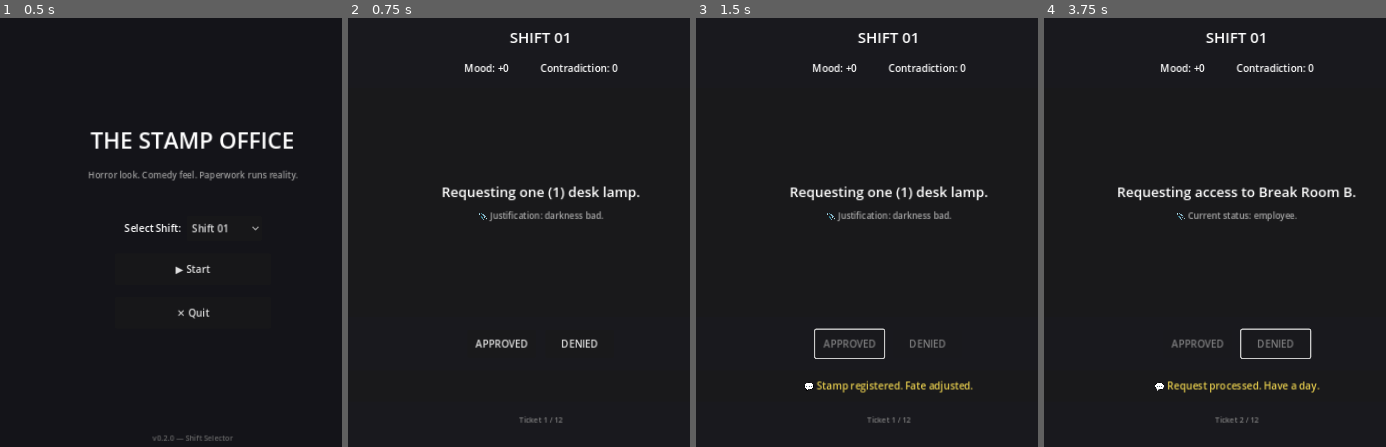
Above: before the commit, frames 1-4 (left to right).
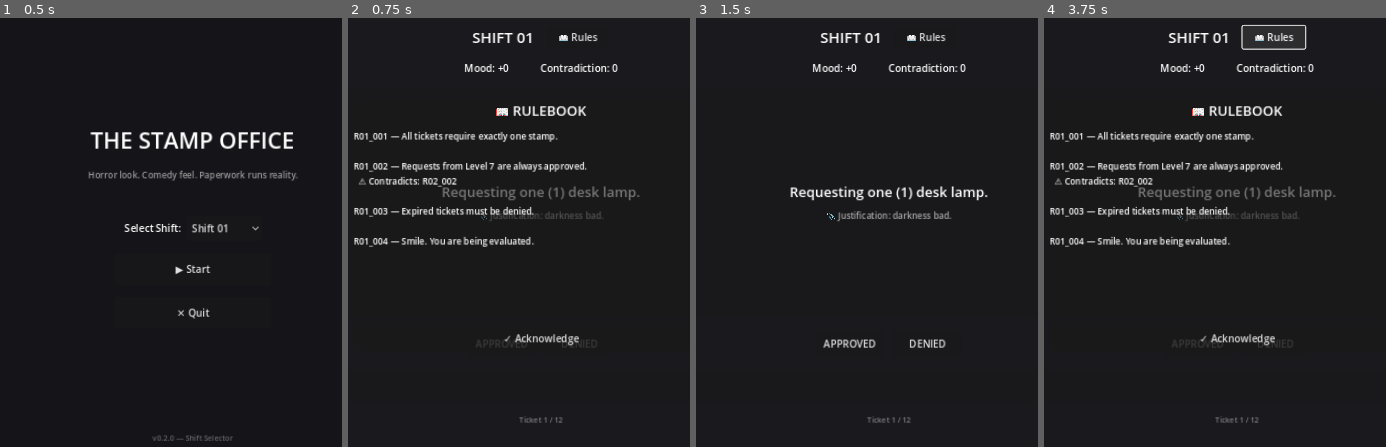
Above: after the commit, the same moments.

Repository: ThanhNguyxn/the-stamp-office
Game: Godot game, scene res://scenes/Main.tscn
The game is run twice, just before and just after one commit, with the same random seed, the same clock (stepped at 60 frames per second) and the same inputs.
Inputs (mouse positions are in pixels of both pictures, inside the frame that each line leads up to):
- Up to frame 1 (0.5 s): no input
- Up to frame 2 (0.75 s): click "▶ Start" at 0.5 s
- Up to frame 3 (1.5 s): click "APPROVED" at 1.25 s
- Up to frame 4 (3.75 s): click (1273, 35) at 2 s, where only the run after the commit has a clickable "📖 Rules"; click "DENIED" at 2.75 s; click (1273, 35) at 3.5 s, where only the run after the commit has a clickable "📖 Rules"

Frame 1 is identical in both runs. In frame 2, 5.5% of the frame differs, in the area x 1-86%, y 3-77%; in frame 3, 1.7%; in frame 4, 6.8%, in the area x 1-92%, y 1-95%.

Commit message:
feat: add rulebook popup for shifts

Diff:
--- a/game/scenes/Shift.tscn
+++ b/game/scenes/Shift.tscn
@@ -29,11 +29,20 @@
 offset_bottom = -40.0
 theme_override_constants/separation = 20
 
-[node name="Header" type="Label" parent="VBox"]
+[node name="HeaderRow" type="HBoxContainer" parent="VBox"]
+layout_mode = 2
+alignment = 1
+theme_override_constants/separation = 20
+
+[node name="Header" type="Label" parent="VBox/HeaderRow"]
 layout_mode = 2
 theme_override_font_sizes/font_size = 24
 text = "SHIFT 01 — Orientation"
-horizontal_alignment = 1
+
+[node name="RulebookButton" type="Button" parent="VBox/HeaderRow"]
+custom_minimum_size = Vector2(100, 35)
+layout_mode = 2
+text = "📖 Rules"
 
 [node name="MetersBox" type="HBoxContainer" parent="VBox"]
 layout_mode = 2
@@ -94,9 +103,50 @@
 layout_mode = 2
 theme_override_font_sizes/font_size = 12
 theme_override_colors/font_color = Color(0.5, 0.5, 0.5, 1)
-text = "Scaffold — JSON loading in next commit"
+text = "Ticket 1 / 12"
 horizontal_alignment = 1
 
 [node name="BackButton" type="Button" parent="VBox"]
 layout_mode = 2
 text = "← Back to Menu"
+
+[node name="RulebookPopup" type="PanelContainer" parent="."]
+visible = false
+layout_mode = 1
+anchors_preset = 8
+anchor_left = 0.5
+anchor_top = 0.5
+anchor_right = 0.5
+anchor_bottom = 0.5
+offset_left = -300.0
+offset_top = -200.0
+offset_right = 300.0
+offset_bottom = 200.0
+grow_horizontal = 2
+grow_vertical = 2
+
+[node name="VBox" type="VBoxContainer" parent="RulebookPopup"]
+layout_mode = 2
+theme_override_constants/separation = 15
+
+[node name="Title" type="Label" parent="RulebookPopup/VBox"]
+layout_mode = 2
+theme_override_font_sizes/font_size = 22
+text = "📖 RULEBOOK"
+horizontal_alignment = 1
+
+[node name="Scroll" type="ScrollContainer" parent="RulebookPopup/VBox"]
+layout_mode = 2
+size_flags_vertical = 3
+
+[node name="RulesText" type="Label" parent="RulebookPopup/VBox/Scroll"]
+layout_mode = 2
+size_flags_horizontal = 3
+theme_override_font_sizes/font_size = 14
+text = "Loading rules..."
+autowrap_mode = 2
+
+[node name="RulebookCloseButton" type="Button" parent="RulebookPopup/VBox"]
+custom_minimum_size = Vector2(0, 40)
+layout_mode = 2
+text = "✓ Acknowledge"
--- a/game/scripts/DataLoader.gd
+++ b/game/scripts/DataLoader.gd
@@ -3,10 +3,13 @@
 ## Registered as autoload in project.godot
 
 var _toasts: Dictionary = {}
+var _rules: Array = []
 
 func _ready() -> void:
 	_load_toasts()
+	_load_rules()
 
+## Load toasts from JSON
 func _load_toasts() -> void:
 	var file = FileAccess.open("res://data/toasts/toasts.json", FileAccess.READ)
 	if file:
@@ -17,6 +20,17 @@
 				_toasts[t["id"]] = t["text"]
 		file.close()
 
+## Load rules from JSON
+func _load_rules() -> void:
+	var file = FileAccess.open("res://data/rules/rules.json", FileAccess.READ)
+	if file:
+		var json = JSON.new()
+		if json.parse(file.get_as_text()) == OK:
+			var data = json.get_data()
+			_rules = data.get("rules", [])
+		file.close()
+
+## Load tickets for a specific shift
 func load_shift(shift_number: int) -> Array:
 	var path = "res://data/tickets/shift%02d.json" % shift_number
 	var file = FileAccess.open(path, FileAccess.READ)
@@ -29,5 +43,14 @@
 		file.close()
 	return []
 
+## Get toast text by ID
 func toast_text(toast_id: String) -> String:
 	return _toasts.get(toast_id, "Unknown: " + toast_id)
+
+## Get rules for a specific shift (rules introduced in that shift or earlier)
+func rules_for_shift(shift_number: int) -> Array:
+	var result: Array = []
+	for rule in _rules:
+		if rule.get("shift", 99) <= shift_number:
+			result.append(rule)
+	return result
--- a/game/scripts/Shift.gd
+++ b/game/scripts/Shift.gd
@@ -1,7 +1,11 @@
 extends Control
-## Shift - Gameplay controller for any shift
+## Shift - Gameplay controller with rulebook popup and tremor effects
 
-@onready var header: Label = $VBox/Header
+# UI references
+@onready var background: ColorRect = $Background
+@onready var vbox: VBoxContainer = $VBox
+@onready var header: Label = $VBox/HeaderRow/Header
+@onready var rulebook_button: Button = $VBox/HeaderRow/RulebookButton
 @onready var ticket_text: Label = $VBox/TicketPanel/TicketVBox/TicketText
 @onready var attachment: Label = $VBox/TicketPanel/TicketVBox/Attachment
 @onready var stamp_buttons: VBoxContainer = $VBox/StampButtons
@@ -11,29 +15,83 @@
 @onready var progress: Label = $VBox/Progress
 @onready var back_button: Button = $VBox/BackButton
 
+# Rulebook popup references
+@onready var rulebook_popup: PanelContainer = $RulebookPopup
+@onready var rules_text: Label = $RulebookPopup/VBox/Scroll/RulesText
+@onready var rulebook_close_button: Button = $RulebookPopup/VBox/RulebookCloseButton
+
+# Game state
 var shift_number: int = 1
 var tickets: Array = []
 var index: int = 0
 var mood: int = 0
 var contradiction: int = 0
 var busy: bool = false
+var original_bg_color: Color
+var original_vbox_pos: Vector2
 
 func _ready() -> void:
+	# Store original values for effects
+	original_bg_color = background.color
+	original_vbox_pos = vbox.position
+
+	# Wire buttons
 	back_button.pressed.connect(_back)
 	back_button.visible = false
+	rulebook_button.pressed.connect(_open_rulebook)
+	rulebook_close_button.pressed.connect(_close_rulebook)
+
 	toast.text = ""
 
 	# Get selected shift from GameState
 	shift_number = GameState.selected_shift
 	header.text = "SHIFT %02d" % shift_number
 
+	# Load tickets
 	tickets = DataLoader.load_shift(shift_number)
+
+	# Populate rulebook with this shift's rules
+	_populate_rulebook()
+
+	# Show rulebook automatically on shift start
+	_open_rulebook()
+
 	if tickets.size() > 0:
 		_show(0)
 	else:
 		ticket_text.text = "No tickets found"
 		attachment.text = "Run: python tools/sync_game_data.py"
 
+## Populate rulebook popup with rules for current shift
+func _populate_rulebook() -> void:
+	var rules = DataLoader.rules_for_shift(shift_number)
+	if rules.size() == 0:
+		rules_text.text = "No rules loaded.\n\nPlease run:\npython tools/sync_game_data.py"
+		return
+
+	var text = ""
+	for rule in rules:
+		var id = rule.get("id", "???")
+		var rule_text = rule.get("text", "")
+		var contradicts = rule.get("contradicts", [])
+
+		text += "%s — %s\n" % [id, rule_text]
+
+		if contradicts.size() > 0:
+			text += "  ⚠ Contradicts: %s\n" % ", ".join(contradicts)
+		text += "\n"
+
+	rules_text.text = text.strip_edges()
+
+## Open rulebook popup
+func _open_rulebook() -> void:
+	rulebook_popup.visible = true
+
+## Close rulebook popup
+func _close_rulebook() -> void:
+	rulebook_popup.visible = false
+
+## Show a ticket
 func _show(i: int) -> void:
 	if i >= tickets.size():
 		_complete()
@@ -62,6 +120,7 @@
 		btn.pressed.connect(_stamp.bind(stamp))
 		hbox.add_child(btn)
 
+## Handle stamp click
 func _stamp(name: String) -> void:
 	if busy:
 		return
@@ -72,8 +131,14 @@
 		var o = outcomes[name]
 		toast.text = "💬 " + DataLoader.toast_text(o.get("toast_id", ""))
 		mood += int(o.get("mood_delta", 0))
-		contradiction += int(o.get("contradiction_delta", 0))
+		var delta = int(o.get("contradiction_delta", 0))
+		contradiction += delta
 		_update_meters()
+
+		# Reality tremor effect for high contradiction
+		if delta >= 3:
+			_play_tremor()
+
 		for c in stamp_buttons.get_children():
 			for b in c.get_children():
 				if b is Button:
@@ -85,10 +150,27 @@
 		toast.text = "⚠️ Invalid stamp"
 		busy = false
 
+## Play "reality tremor" effect - background flash + subtle shake
+func _play_tremor() -> void:
+	# Flash background red briefly
+	var tween = create_tween()
+	tween.tween_property(background, "color", Color(0.4, 0.1, 0.1, 1), 0.1)
+	tween.tween_property(background, "color", original_bg_color, 0.15)
+
+	# Shake the VBox slightly
+	var shake_tween = create_tween()
+	shake_tween.tween_property(vbox, "position", original_vbox_pos + Vector2(-5, 0), 0.03)
+	shake_tween.tween_property(vbox, "position", original_vbox_pos + Vector2(5, 0), 0.03)
+	shake_tween.tween_property(vbox, "position", original_vbox_pos + Vector2(-3, 0), 0.03)
+	shake_tween.tween_property(vbox, "position", original_vbox_pos + Vector2(3, 0), 0.03)
+	shake_tween.tween_property(vbox, "position", original_vbox_pos, 0.03)
+
+## Update meter display
 func _update_meters() -> void:
 	mood_value.text = "Mood: %+d" % mood
 	contradiction_value.text = "Contradiction: %d" % contradiction
 
+## Shift complete
 func _complete() -> void:
 	ticket_text.text = "SHIFT %02d COMPLETE" % shift_number
 	attachment.text = "Thank you for your service."
